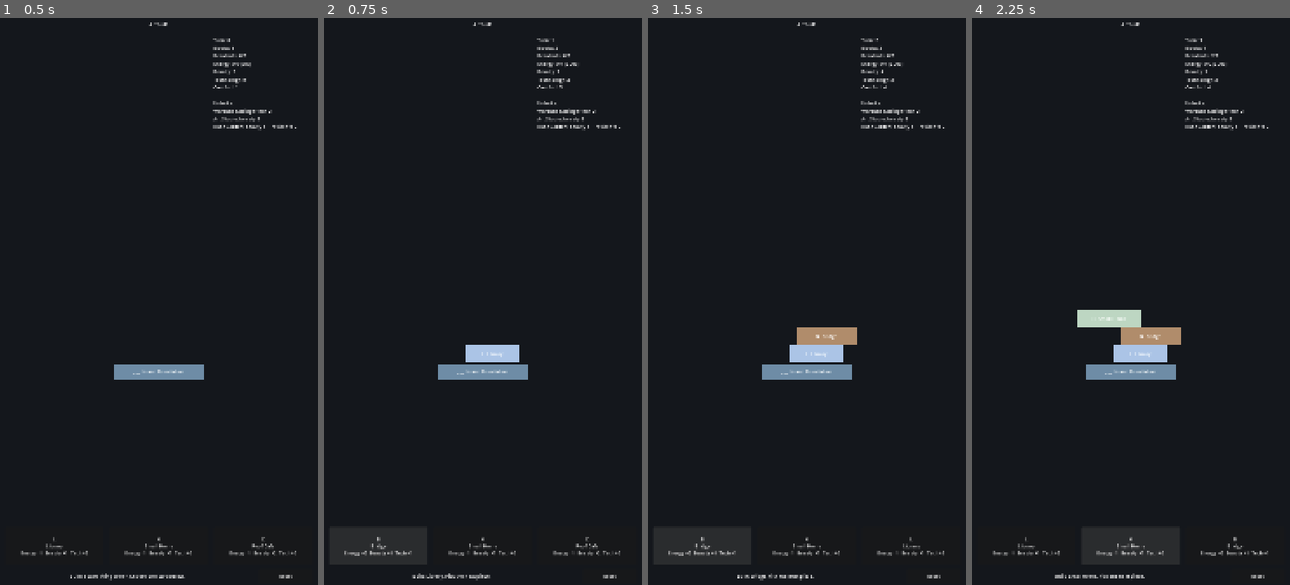
Above: before the commit, frames 1-4 (left to right).
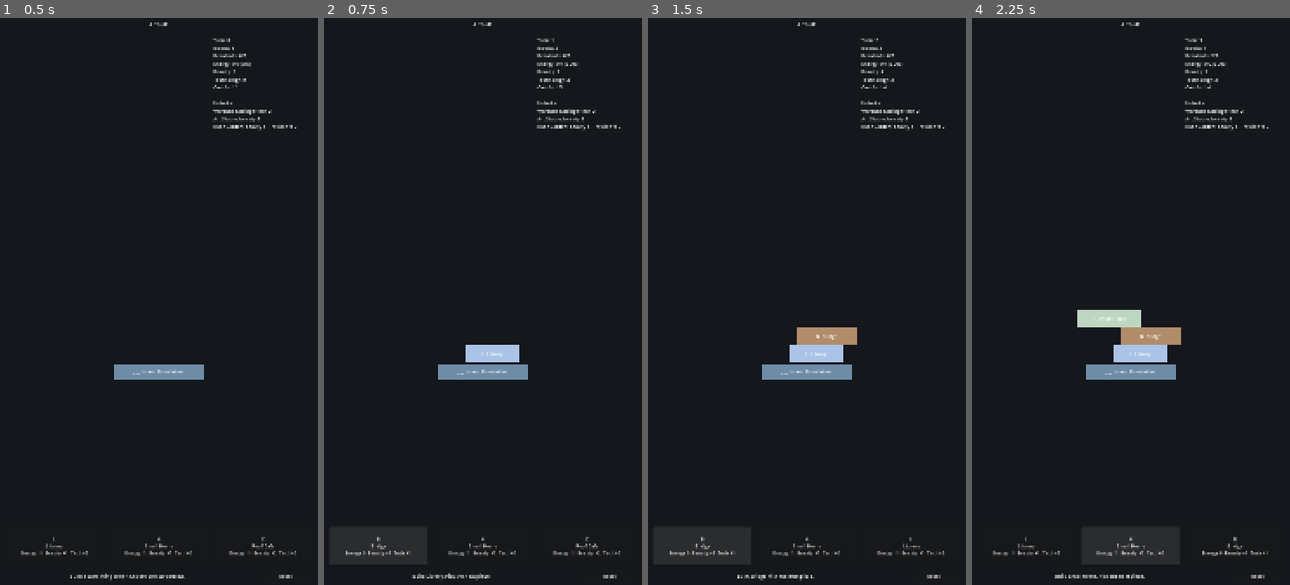
Above: after the commit, the same moments.

Repository: JUSTConnect/artbuild
Game: Godot game, scene res://scenes/main.tscn
The game is run twice, just before and just after one commit, with the same random seed, the same clock (stepped at 60 frames per second) and the same inputs.
Inputs:
- Up to frame 1 (0.5 s): no input
- Up to frame 2 (0.75 s): click "L Library Energy -1 Beauty +1…" at 0.5 s
- Up to frame 3 (1.5 s): click "B Bridge Energy +0 Beauty +1 …" (after the commit: "B Bridge Energy 0 Beauty +1 T…") at 1.25 s
- Up to frame 4 (2.25 s): click "H Small Home Energy -1 Beauty…" at 2 s

Frame 1 is identical in both runs. In frame 2, less than 0.1% of the frame differs, in the area x 6-28%, y 93-95%; in frame 3, less than 0.1%; in frame 4, 0.1%, in the area x 71-94%, y 93-95%.

Commit message:
Harden playable Godot script syntax

Diff:
--- a/scripts/main.gd
+++ b/scripts/main.gd
@@ -111,7 +111,7 @@
 
 func _ready() -> void:
 	rng.randomize()
-	for index in choice_buttons.size():
+	for index in range(choice_buttons.size()):
 		choice_buttons[index].pressed.connect(_on_choice_pressed.bind(index))
 	reset_button.pressed.connect(reset_game)
 	reset_game()
@@ -145,34 +145,34 @@
 func build(definition: Dictionary) -> void:
 	turn += 1
 	placed_blocks.append(definition)
-	capacity += int(definition.residents)
-	energy_produced += max(int(definition.energy), 0)
-	energy_required += abs(min(int(definition.energy), 0))
-	beauty += int(definition.beauty)
-	technology += int(definition.tech)
-	comfort += int(definition.comfort)
+	capacity += int(definition["residents"])
+	energy_produced += max(int(definition["energy"]), 0)
+	energy_required += abs(min(int(definition["energy"]), 0))
+	beauty += int(definition["beauty"])
+	technology += int(definition["tech"])
+	comfort += int(definition["comfort"])
 	population = min(capacity, max(0, comfort * 2))
 	_add_visual_block(definition, placed_blocks.size())
 	roll_choices()
 	update_stats()
-	hint.text = "Built: %s. Pick the next piece." % definition.title
+	hint.text = "Built: %s. Pick the next piece." % str(definition["title"])
 
 func roll_choices() -> void:
 	current_choices.clear()
 	var pool := _available_pool()
 	pool.shuffle()
-	for index in min(3, pool.size()):
+	for index in range(min(3, pool.size())):
 		current_choices.append(pool[index])
-	for index in choice_buttons.size():
+	for index in range(choice_buttons.size()):
 		if index < current_choices.size():
 			var item := current_choices[index]
 			choice_buttons[index].disabled = false
-			choice_buttons[index].text = "%s\n%s\nEnergy %+d  Beauty +%d  Tech +%d" % [
-				item.glyph,
-				item.title,
-				int(item.energy),
-				int(item.beauty),
-				int(item.tech)
+			choice_buttons[index].text = "%s\n%s\nEnergy %s  Beauty +%d  Tech +%d" % [
+				str(item["glyph"]),
+				str(item["title"]),
+				_signed(int(item["energy"])),
+				int(item["beauty"]),
+				int(item["tech"])
 			]
 		else:
 			choice_buttons[index].disabled = true
@@ -186,7 +186,7 @@
 	return pool
 
 func _is_unlocked(item: Dictionary) -> bool:
-	match item.id:
+	match str(item["id"]):
 		"workshop":
 			return technology >= 2
 		"studio":
@@ -201,7 +201,7 @@
 func _add_visual_block(definition: Dictionary, index: int) -> void:
 	var block := ColorRect.new()
 	var width := 180.0 + float(rng.randi_range(-28, 34))
-	if definition.glyph == "___":
+	if str(definition["glyph"]) == "___":
 		width = 300.0
 	var height := 54.0
 	var x_offset := float(rng.randi_range(-72, 72))
@@ -210,14 +210,14 @@
 	var y := 650.0 - float(index) * 58.0
 	block.position = Vector2(240.0 - width / 2.0 + x_offset, y)
 	block.size = Vector2(width, height)
-	block.color = definition.color
+	block.color = definition["color"]
 	block.mouse_filter = Control.MOUSE_FILTER_IGNORE
 	tower.add_child(block)
 
 	var label := Label.new()
 	label.position = block.position
 	label.size = block.size
-	label.text = "%s  %s" % [definition.glyph, definition.title]
+	label.text = "%s  %s" % [str(definition["glyph"]), str(definition["title"])]
 	label.horizontal_alignment = HORIZONTAL_ALIGNMENT_CENTER
 	label.vertical_alignment = VERTICAL_ALIGNMENT_CENTER
 	label.mouse_filter = Control.MOUSE_FILTER_IGNORE
@@ -238,3 +238,8 @@
 		technology,
 		comfort
 	]
+
+func _signed(value: int) -> String:
+	if value > 0:
+		return "+%d" % value
+	return str(value)
